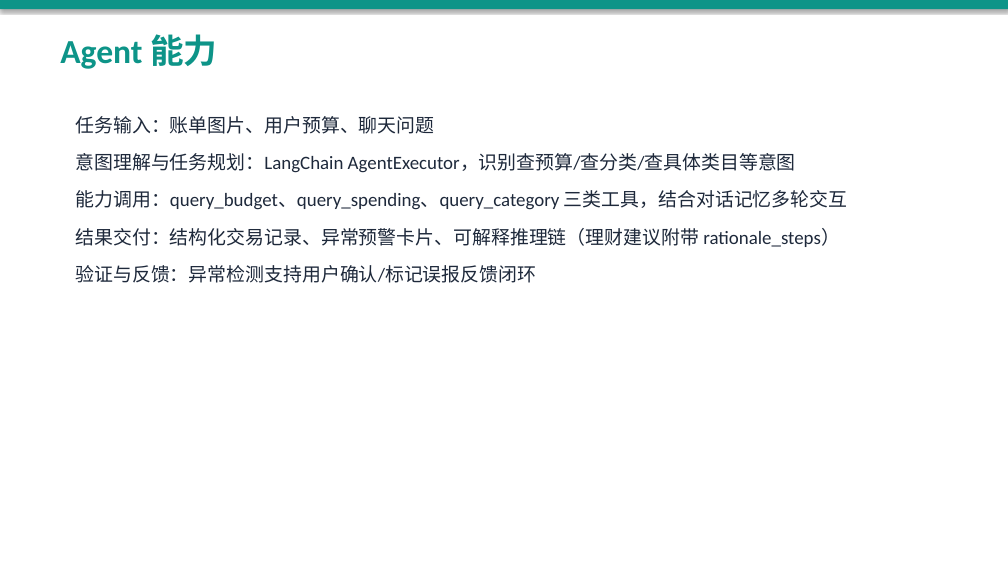
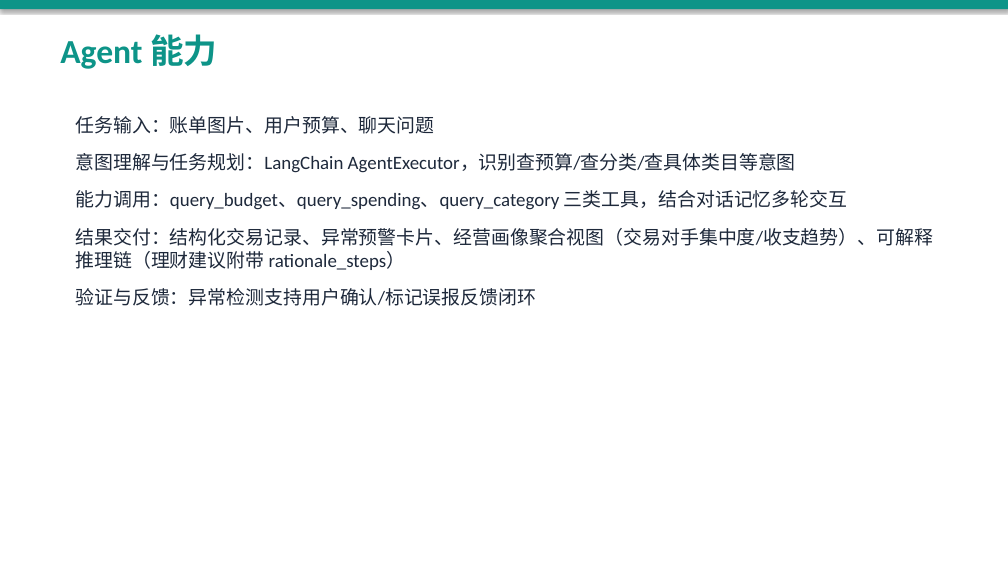
Before and after one commit to CrazyForks/WeFinance, a slide deck: slide 4 of hackathon/goai-2026-submission/WeFinance-GOAI2026-初赛PPT-v1.pptx. Drawn at 1008x567 pixels with LibreOffice and Linux fonts; fonts in the diff are those of the drawing. Boxes give left, top, right and bottom in pixels: in the first picture for what was removed or moved away, otherwise in the second. Text is boxed around its words. In the diff, an @@ line names an element or a change of style, - is before the commit and + after.

```diff
--- a/hackathon/goai-2026-submission/WeFinance-GOAI2026-初赛PPT-v1.pptx
+++ b/hackathon/goai-2026-submission/WeFinance-GOAI2026-初赛PPT-v1.pptx
@@ text at (75, 228, 933, 270): text changed @@
-结果交付：结构化交易记录、异常预警卡片、可解释推理链（理财建议附带 rationale_steps）
+结果交付：结构化交易记录、异常预警卡片、经营画像聚合视图（交易对手集中度/收支趋势）、可解释推理链（理财建议附带 rationale_steps）
```
Also in this commit, not shown: 3 other slides changed, 7 other files.
